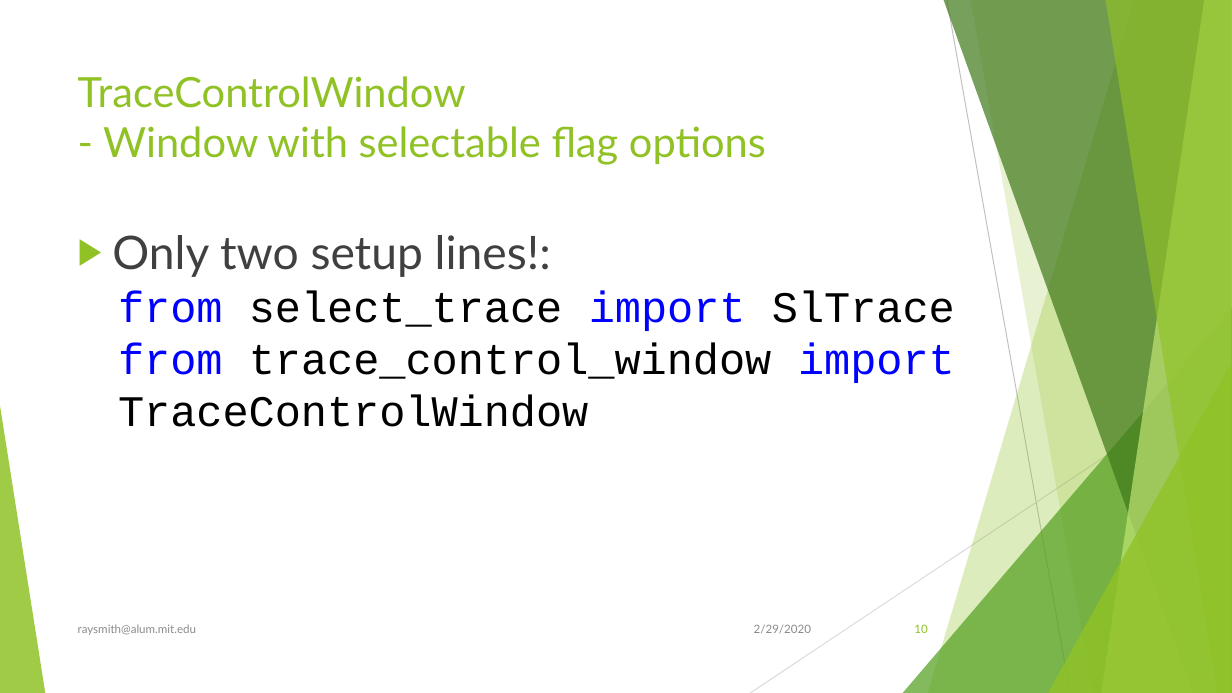
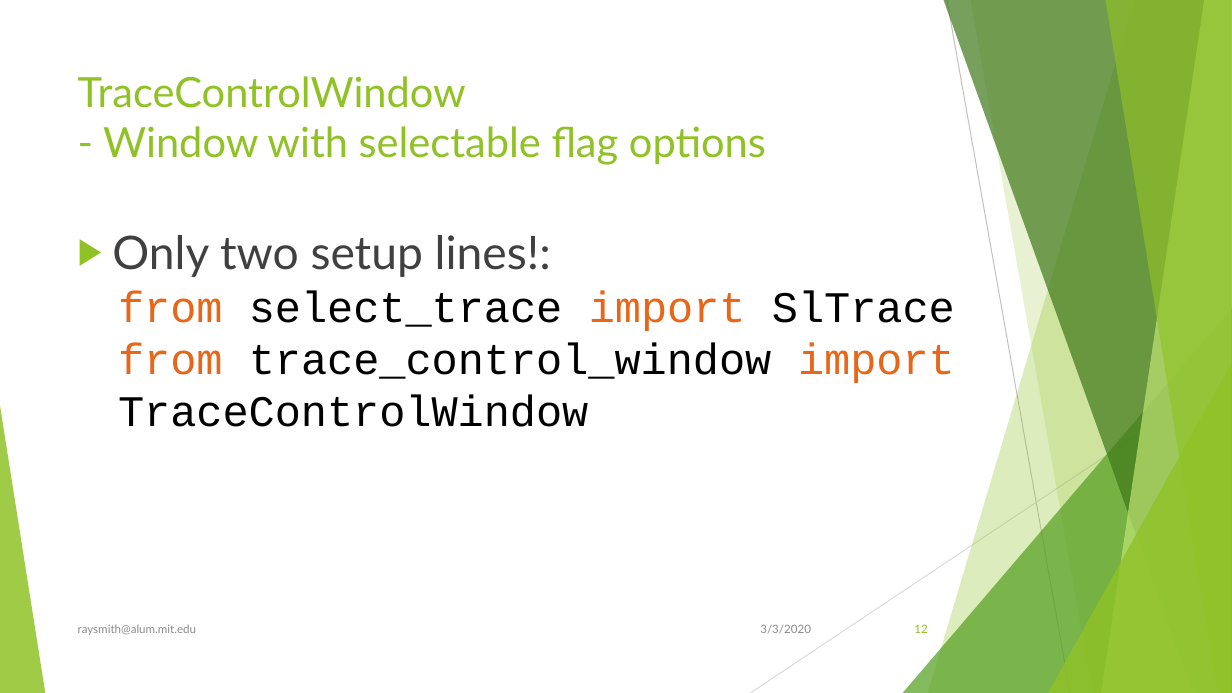
Before and after one commit to raysmith619/resource_lib, a slide deck: slide 12 of Docs/Program_Logging_Tracing.pptx (slide 10 before the commit). Drawn at 1232x693 pixels with LibreOffice and Linux fonts; fonts in the diff are those of the drawing. Boxes give left, top, right and bottom in pixels: in the first picture for what was removed or moved away, otherwise in the second. Text is boxed around its words. In the diff, an @@ line names an element or a change of style, - is before the commit and + after.

```diff
--- a/Docs/Program_Logging_Tracing.pptx
+++ b/Docs/Program_Logging_Tracing.pptx
@@ text at bbox=[118, 290, 955, 427]: text colour #0000FF to #E76618 in "from import", "from import" @@
@@ text at bbox=[760, 624, 811, 634]: text changed @@
-2/29/2020
+3/3/2020
@@ page number at bbox=[914, 624, 927, 633]: text changed @@
-10
+12
```
Also in this commit, not shown: 16 other slides changed, 2 slides added.
